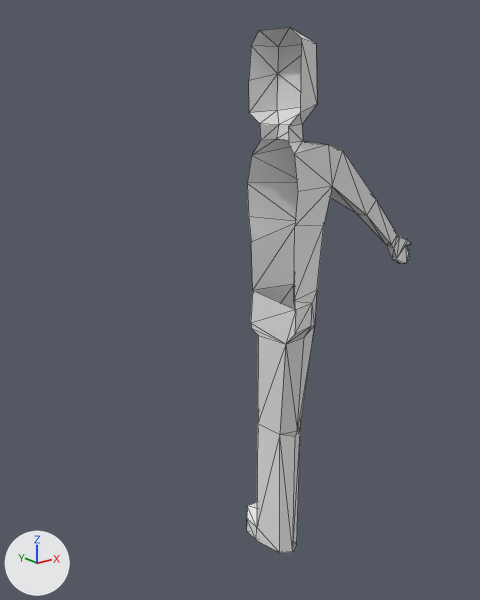
Before and after pictures for a commit that changed the glTF model dependencies/models/character/character.gltf.
The view is the same before and after, from a camera (50 mm lens) standing at (-1.305, -1.471, 1.561) and looking at (-0.045, 0.104, 0.931). Every picture has the same lights, and +X, +Y and +Z are marked at lower left. Mesh edges are drawn as thin lines. Where no turn or scale is listed for an object, it has been applied to the vertices. Vertices at the same position are counted once.

The older version as bpy lines, for what is in view:
```python
me_charactermesh = bpy.data.meshes.new('CharacterMesh')
me_charactermesh.from_pydata(...)  # 108 vertices, 193 faces; spans x 0.0..0.66, y -0.11..0.19, z -1.72..0.0
me_charactermesh.materials.append(mat_material)  # white #e7e7e7
ob_character = bpy.data.objects.new('Character', me_charactermesh)
ob_character.location = (0.0, 0.0, 1.727)
```
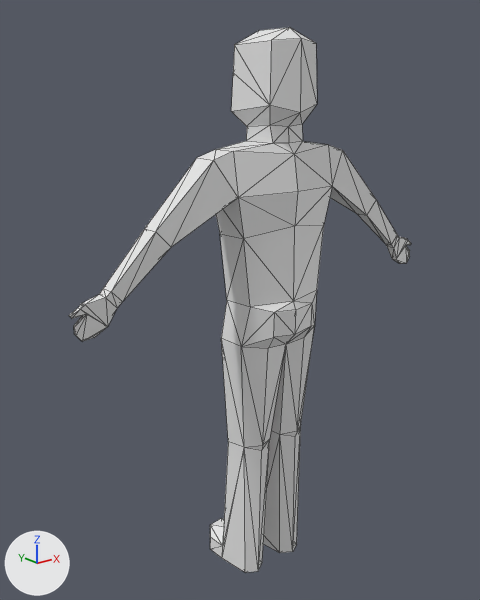
Commit message: character fix

Where the change shows, as pixel boxes [x1, y1, x2, y2] in the pictures (480 x 600 px):
'Character', reshaped (108% wider)
    before: [247, 27, 411, 553]
    after: [69, 27, 411, 573]
part 1 of me_charactermesh, added
    after: [69, 27, 301, 573]

Patch to the scene script:
```diff
--- a/dependencies/models/character/character.gltf.py
+++ b/dependencies/models/character/character.gltf.py
@@ me_charactermesh @@
 # used by ob_character; location = (0.0, 0.0, 1.727)
-me_charactermesh.from_pydata(...)  # 108 vertices, 193 faces; spans x 0.0..0.66, y -0.11..0.19, z -1.72..0.0
+me_charactermesh.from_pydata(...)  # 190 vertices, 381 faces; spans x -0.66..0.66, y -0.11..0.19, z -1.72..0.0
+# me_charactermesh part 1
+# 82 vertices are added at x -0.66..-0.02, y -0.1..0.19, z -1.72..-0.04
+# 188 new faces join them
 me_charactermesh.materials.append(mat_material)
```
